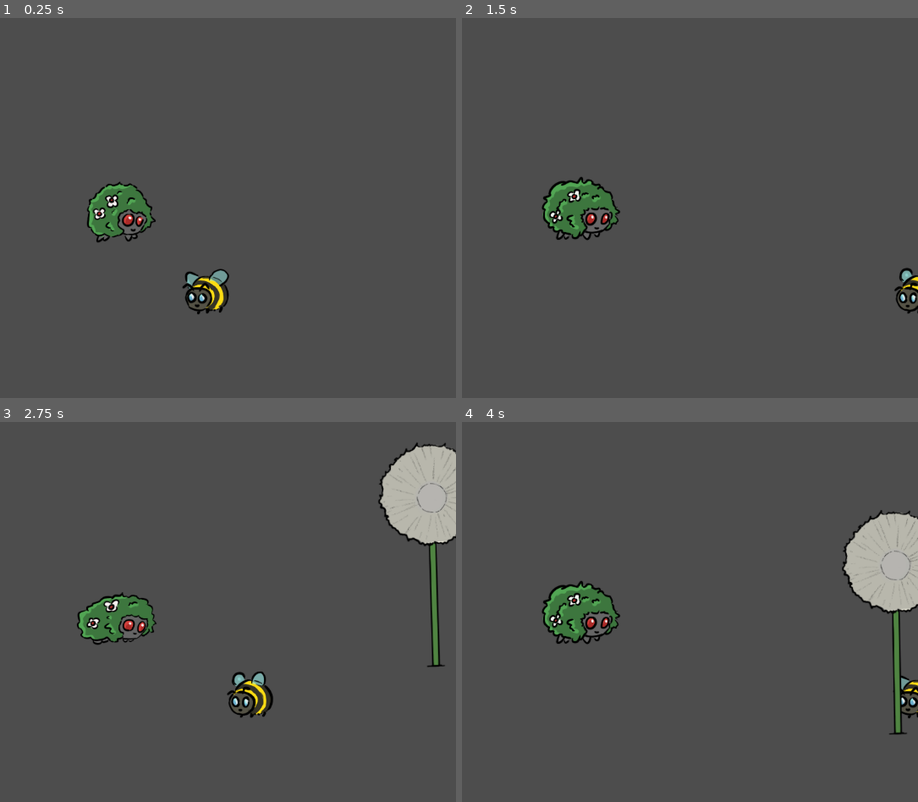
Above: before the commit, frames 1-4 (two rows, left to right).
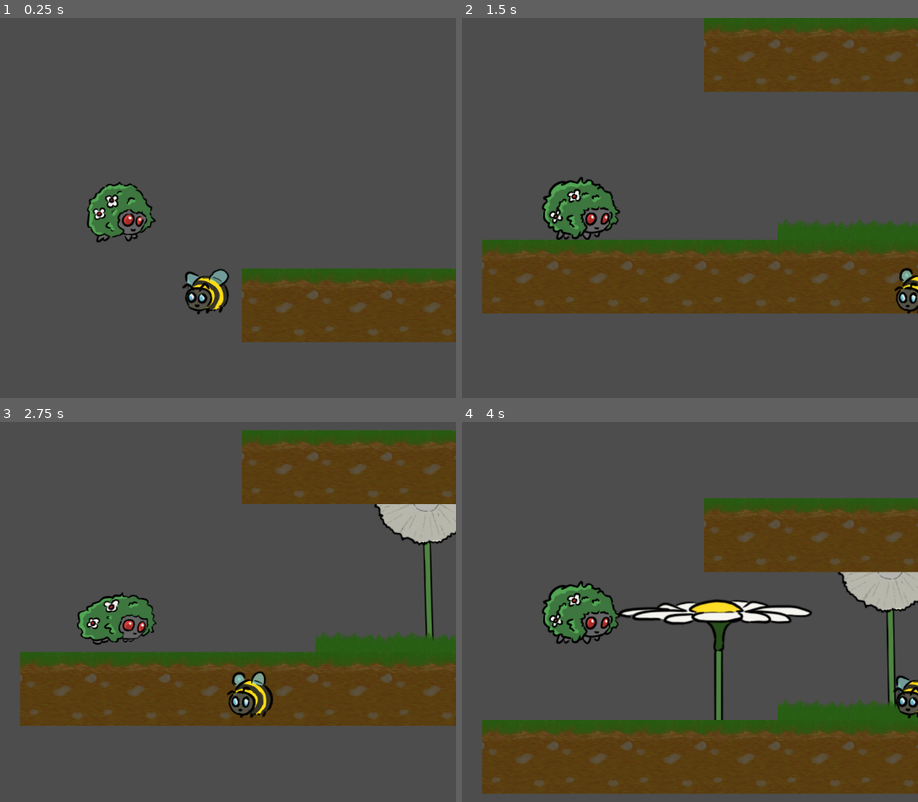
Above: after the commit, the same moments.

Repository: MANM-ANMM/jam_floraizon
Game: Godot game, scene res://scene/main.tscn
The game is run twice, just before and just after one commit, with the same random seed, the same clock (stepped at 60 frames per second) and the same inputs. The engine's default icon, where the game draws it, is replaced by a stand-in: a white triangle on a blue panel in a dark square.
Inputs:
- Up to frame 1 (0.25 s): no input
- Up to frame 2 (1.5 s): hold Right (move_right_abeille) from 0.53 s (still down); tap Space (action_player) at 0.6 s; tap W (jump_player) at 0.77 s; tap Keypad 3 (bourgeon_abeille) at 1.35 s
- Up to frame 3 (2.75 s): tap W (jump_player) at 1.52 s; release Right (move_right_abeille) at 2.03 s; hold Left (move_left_abeille) from 2.03 s (still down); tap Keypad 1 (pissenlit_abeille) at 2.1 s
- Up to frame 4 (4 s): release Left (move_left_abeille) at 2.78 s; hold Right (move_right_abeille) from 2.78 s (still down); tap Keypad 0 (tournesol_abeille) at 2.85 s; tap W (jump_player) at 3.02, 3.77 s; tap Space (action_player) at 3.6 s

The runs differ from the first frame. In frame 1, 8.8% of the frame differs, in the area x 53-100%, y 65-86%; in frame 2, 28%; in frame 3, 28%; in frame 4, 32%, in the area x 4-100%, y 20-98%.

Commit message:
graine tilemap

Diff:
--- a/scene/fleurs/pissenlit.tscn
+++ b/scene/fleurs/pissenlit.tscn
@@ -11,10 +11,7 @@
 size = Vector2(15, 205)
 
 [sub_resource type="RectangleShape2D" id="RectangleShape2D_gb4tc"]
-size = Vector2(12, 211)
-
-[sub_resource type="RectangleShape2D" id="RectangleShape2D_f50ja"]
-size = Vector2(30, 10)
+size = Vector2(20, 211)
 
 [node name="Pissenlit" type="CharacterBody2D"]
 collision_layer = 2
@@ -36,10 +33,6 @@
 position = Vector2(0, -105.5)
 shape = SubResource("RectangleShape2D_gb4tc")
 
-[node name="CollisionShape2D3" type="CollisionShape2D" parent="."]
-position = Vector2(0, -5)
-shape = SubResource("RectangleShape2D_f50ja")
-
 [node name="Node2D" type="Node2D" parent="."]
 
 [node name="Sprite2D" type="Sprite2D" parent="Node2D"]
--- a/scene/main.tscn
+++ b/scene/main.tscn
@@ -1,7 +1,6 @@
 [gd_scene load_steps=5 format=3 uid="uid://dx84cgh7b7a34"]
 
 [ext_resource type="PackedScene" uid="uid://ba3rnbnkly0kt" path="res://scene/player.tscn" id="1_kh3ve"]
-[ext_resource type="PackedScene" uid="uid://bgpw00c2jb5w6" path="res://scene/mur.tscn" id="2_7g70i"]
 [ext_resource type="PackedScene" uid="uid://xh3h0ti0k0l3" path="res://scene/abeille.tscn" id="3_fa8wq"]
 [ext_resource type="AudioStream" uid="uid://kinhcl702rqq" path="res://musique/Jam_Floraison.mp3" id="5_0oimc"]
 [ext_resource type="PackedScene" uid="uid://b8bjyfpa1lop6" path="res://scene/tile_map.tscn" id="5_ck35u"]
@@ -9,51 +8,22 @@
 [node name="main" type="Node2D"]
 
 [node name="Player" parent="." instance=ExtResource("1_kh3ve")]
-position = Vector2(134, 110)
+z_index = 1
+position = Vector2(167, 242)
 
 [node name="Camera2D" type="Camera2D" parent="Player"]
 
 [node name="Abeille" parent="Player" node_paths=PackedStringArray("fleurs_container") instance=ExtResource("3_fa8wq")]
+z_index = 3
 position = Vector2(152, 150)
 fleurs_container = NodePath("../../Fleurs")
 
-[node name="Mur" parent="." instance=ExtResource("2_7g70i")]
-position = Vector2(103, 636)
-
-[node name="Mur2" parent="." instance=ExtResource("2_7g70i")]
-position = Vector2(302, 636)
-
-[node name="Mur3" parent="." instance=ExtResource("2_7g70i")]
-position = Vector2(499, 636)
-
-[node name="Mur4" parent="." instance=ExtResource("2_7g70i")]
-position = Vector2(693, 636)
-
-[node name="Mur5" parent="." instance=ExtResource("2_7g70i")]
-position = Vector2(892, 636)
-
-[node name="Mur6" parent="." instance=ExtResource("2_7g70i")]
-position = Vector2(1089, 636)
-
-[node name="Mur10" parent="." instance=ExtResource("2_7g70i")]
-position = Vector2(995, 555)
-
-[node name="Mur11" parent="." instance=ExtResource("2_7g70i")]
-position = Vector2(1197, 424)
-
-[node name="Mur7" parent="." instance=ExtResource("2_7g70i")]
-position = Vector2(481, 309)
-
-[node name="Mur8" parent="." instance=ExtResource("2_7g70i")]
-position = Vector2(680, 309)
-
-[node name="Mur9" parent="." instance=ExtResource("2_7g70i")]
-position = Vector2(877, 309)
-
 [node name="Fleurs" type="Node2D" parent="."]
+z_index = -1
 
 [node name="AudioStreamPlayer" type="AudioStreamPlayer" parent="."]
 stream = ExtResource("5_0oimc")
 autoplay = true
 
 [node name="TileMap" parent="." instance=ExtResource("5_ck35u")]
+z_index = 2
--- a/scene/tile_map.tscn
+++ b/scene/tile_map.tscn
@@ -3,6 +3,7 @@
 [ext_resource type="TileSet" uid="uid://cxv75ad124rlh" path="res://scene/tile_set_monde.tres" id="1_mmpdj"]
 
 [node name="TileMap" type="TileMap"]
+scale = Vector2(0.3, 0.3)
 tile_set = ExtResource("1_mmpdj")
 format = 2
-layer_0/tile_data = PackedInt32Array(393216, 1, 0, 393217, 1 …(615 unchanged characters)… 131095, 1, 0, 131096, 1, 0, 131097, 1, 0)
+layer_0/tile_data = PackedInt32Array(393216, 1, 0, 393217, 1 …(615 unchanged characters)… 131095, 1, 0, 131096, 1, 0, 131097, 1, 0, 196611, 1, 0, 196612, 1, 0, 196613, 1, 0, 196614, 1, 0, 196615, 1, 0)
--- a/script/fleurs/graine.gd
+++ b/script/fleurs/graine.gd
@@ -12,7 +12,9 @@
 func _on_body_entered(body):
 	if is_queued_for_deletion(): return
 	queue_free()
-	if not(body.collision_layer & 1):
+
+
+	if not (body is TileMap) and not(body.collision_layer & 1):
 		return
 
 	construire_fleur.call_deferred()
@@ -22,3 +24,6 @@
 	fleur.position = position
 	add_sibling.call_deferred(fleur)
 	fleur_spawned.emit(fleur)
+
+func rappeler():
+	queue_free()
Not shown: 1 places in scene/fleurs/pissenlit.tscn that only renumber resources
